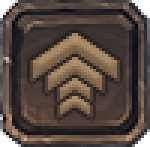
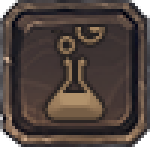
Layers edited between the first and the second 150px x 147px image:
added layer "Layer 38" above "Layer 37" over [45, 27, 105, 120]
hid "Layer 37" over [30, 33, 120, 120]
